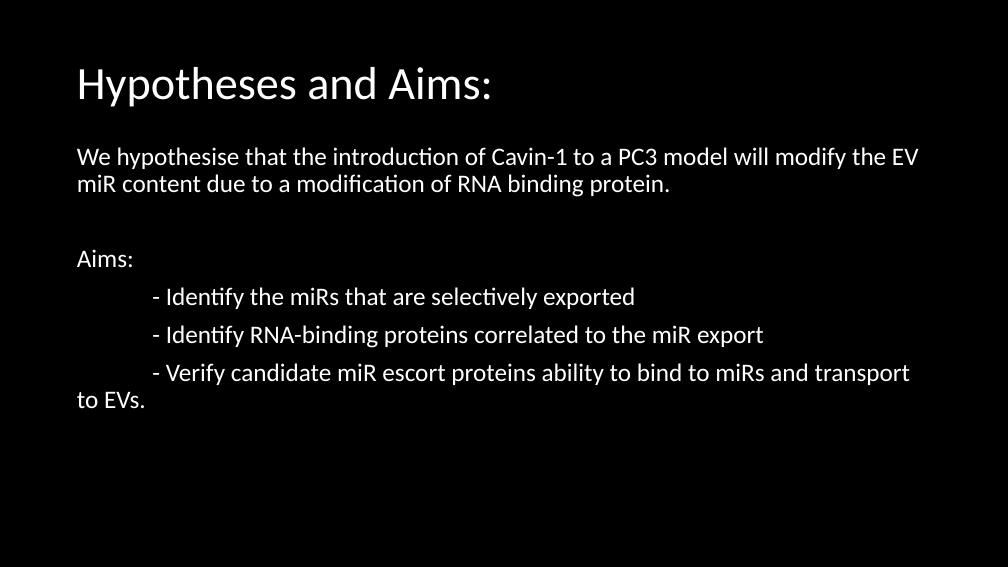
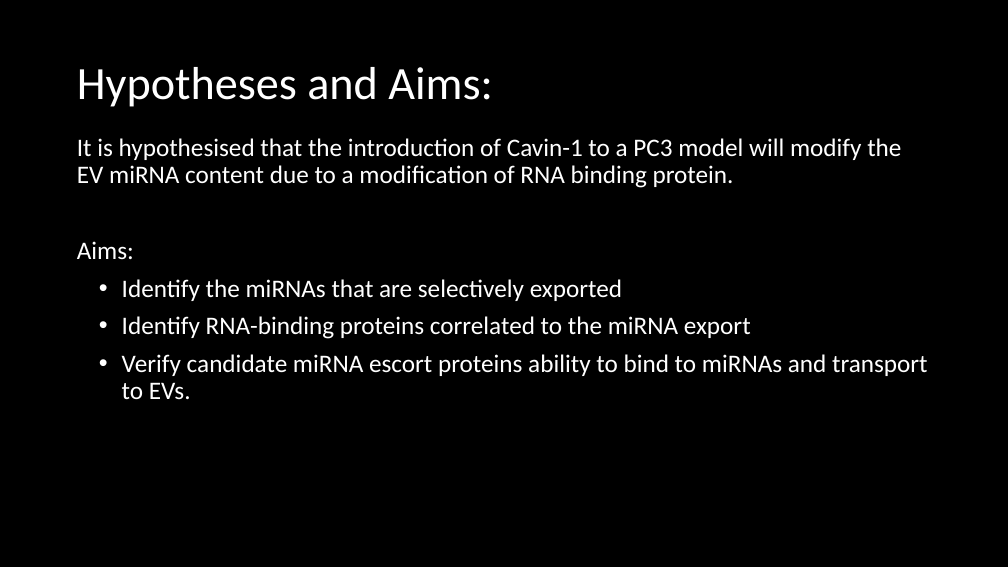
Before and after one commit to HarleyRobinson/Honours2, a slide deck: slide 7 of BackgroundInfo/Selective export of microRNA via extracellular vesicles.pptx. Drawn at 1008x567 pixels with LibreOffice and Linux fonts; fonts in the diff are those of the drawing. Boxes give left, top, right and bottom in pixels: in the first picture for what was removed or moved away, otherwise in the second. Text is boxed around its words. In the diff, an @@ line names an element or a change of style, - is before the commit and + after.

```diff
--- a/BackgroundInfo/Selective export of microRNA via extracellular vesicles.pptx
+++ b/BackgroundInfo/Selective export of microRNA via extracellular vesicles.pptx
@@ text "It is hypothesised that the ...": place and size @@
-text "It is hypothesised that the ..." at box(77, 147, 919, 385)
+text "It is hypothesised that the ..." at box(77, 138, 928, 399)
@@ text at box(77, 138, 901, 188): text changed @@
-We hypothesise that the introduction of Cavin-1 to a PC3 model will modify the EV miR content due to a modification of RNA binding protein.
+It is hypothesised that the introduction of Cavin-1 to a PC3 model will modify the EV miRNA content due to a modification of RNA binding protein.
@@ text at box(122, 279, 928, 399): text changed @@
-- Identify the miRs that are selectively exported
-- Identify RNA-binding proteins correlated to the miR export
-- Verify candidate miR escort proteins ability to bind to miRs and transport to EVs.
+• Identify the miRNAs that are selectively exported
+• Identify RNA-binding proteins correlated to the miRNA export
+• Verify candidate miRNA escort proteins ability to bind to miRNAs and transport to EVs.
```
Also in this commit, not shown: 9 other slides changed, 5 other files.
